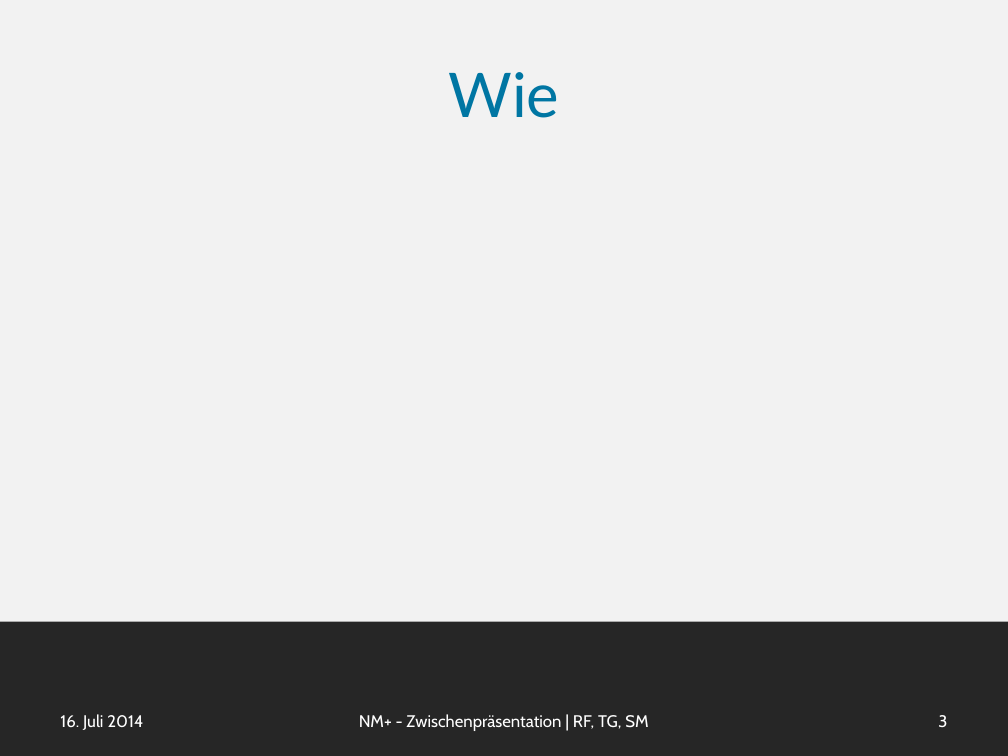
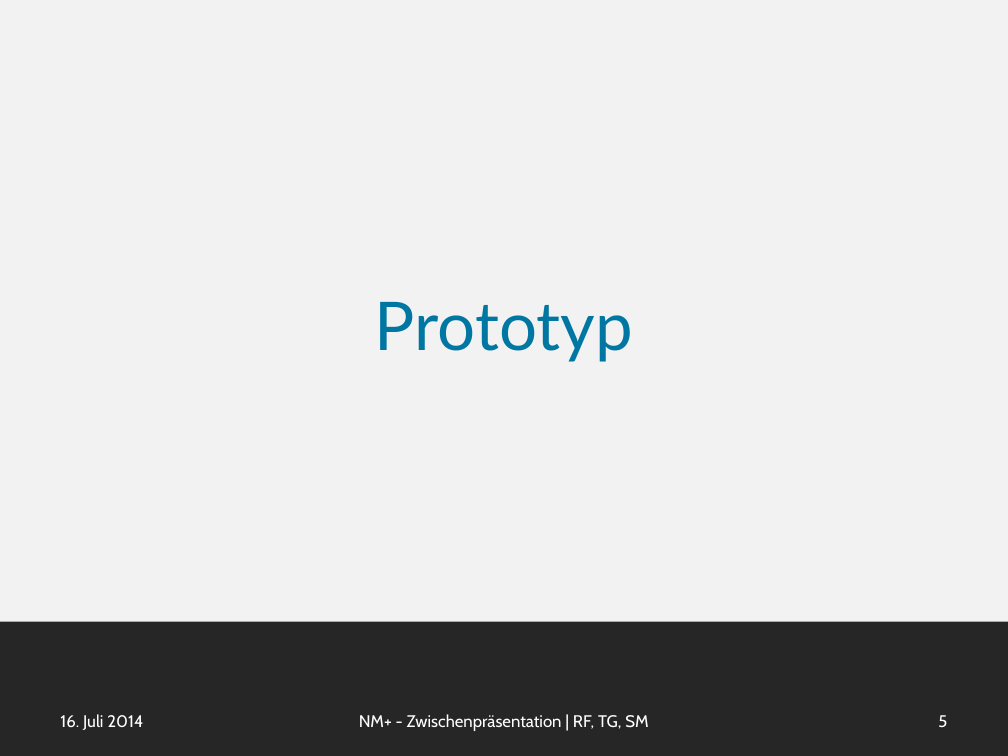
Before and after one commit to smba/newsminer, a slide deck: slide 5 of Presentation/newsminer_plus.pptx (slide 3 before the commit). Drawn at 1008x756 pixels with LibreOffice and Linux fonts; fonts in the diff are those of the drawing. Boxes give left, top, right and bottom in pixels: in the first picture for what was removed or moved away, otherwise in the second. Text is boxed around its words. In the diff, an @@ line names an element or a change of style, - is before the commit and + after.

```diff
--- a/Presentation/newsminer_plus.pptx
+++ b/Presentation/newsminer_plus.pptx
@@ title removed at (448, 72, 559, 118) @@
-Wie
@@ title added at (375, 302, 633, 362), 48 pt, text #0076A3 @@
+Prototyp
@@ page number at (938, 715, 947, 727): text changed @@
-3
+5
```
Also in this commit, not shown: 3 other slides changed, 6 slides added, 2 other files.
